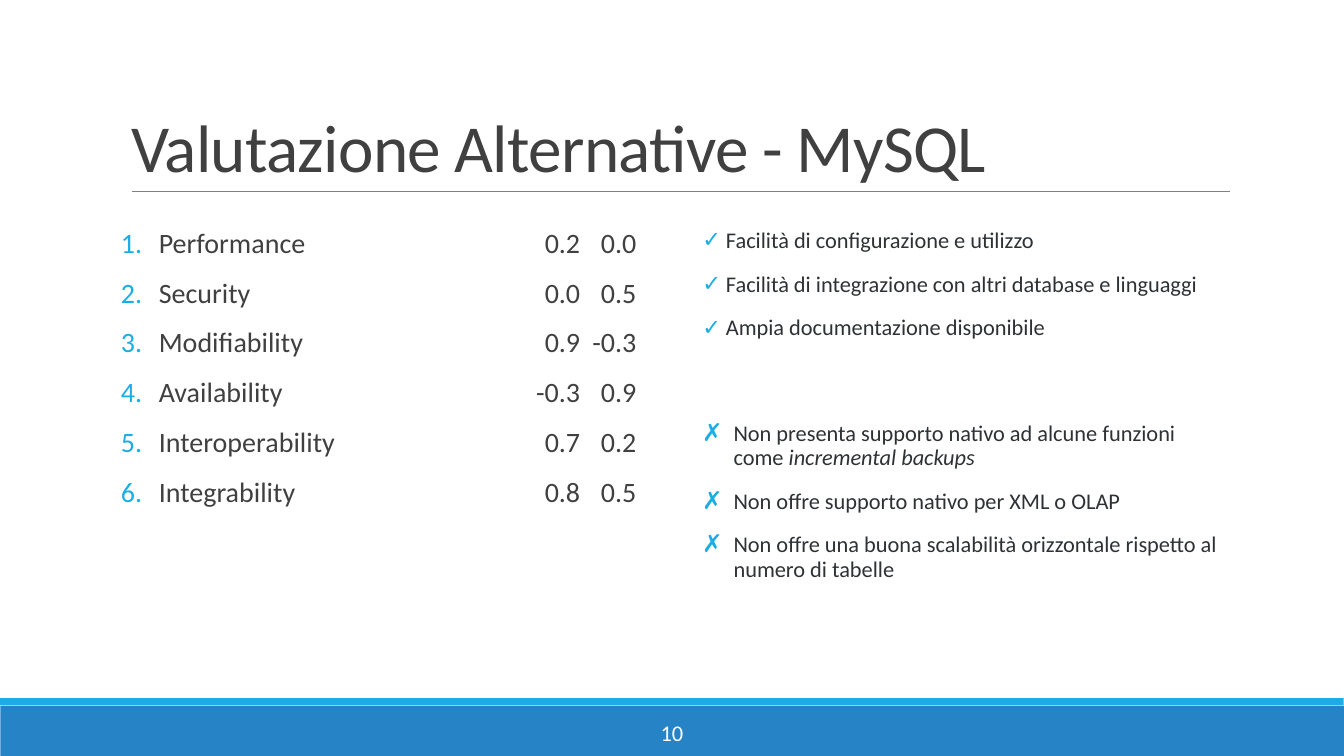
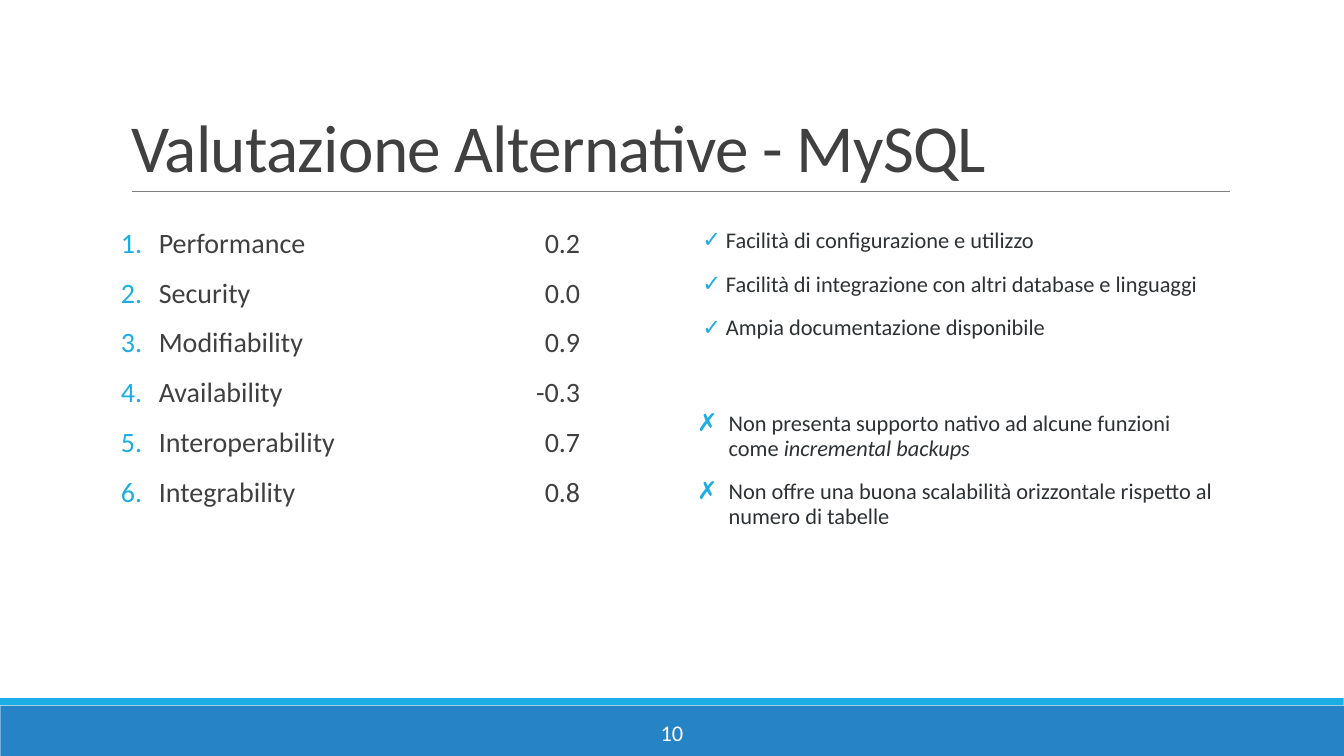
Before and after one commit to danilo-dellorco/ISW2-deliverables, a slide deck: slide 10 of Deliverable3/Deliverable3.pptx. Drawn at 1344x756 pixels with LibreOffice and Linux fonts; fonts in the diff are those of the drawing. Boxes give left, top, right and bottom in pixels: in the first picture for what was removed or moved away, otherwise in the second. Text is boxed around its words. In the diff, an @@ line names an element or a change of style, - is before the commit and + after.

```diff
--- a/Deliverable3/Deliverable3.pptx
+++ b/Deliverable3/Deliverable3.pptx
@@ text removed at (592, 235, 636, 502) @@
-0.0
-0.5
--0.3
-0.9
-0.2
-0.5
@@ text "Non presenta supporto nativo ad ...": place and size @@
-text "Non presenta supporto nativo ad ..." at (734, 425, 1217, 577)
+text "Non presenta supporto nativo ad ..." at (729, 415, 1212, 524)
@@ text at (734, 493, 1120, 513): paragraph removed @@
-✗ Non offre supporto nativo per XML o OLAP
```
Also in this commit, not shown: 2 other slides changed, 1 other file.
